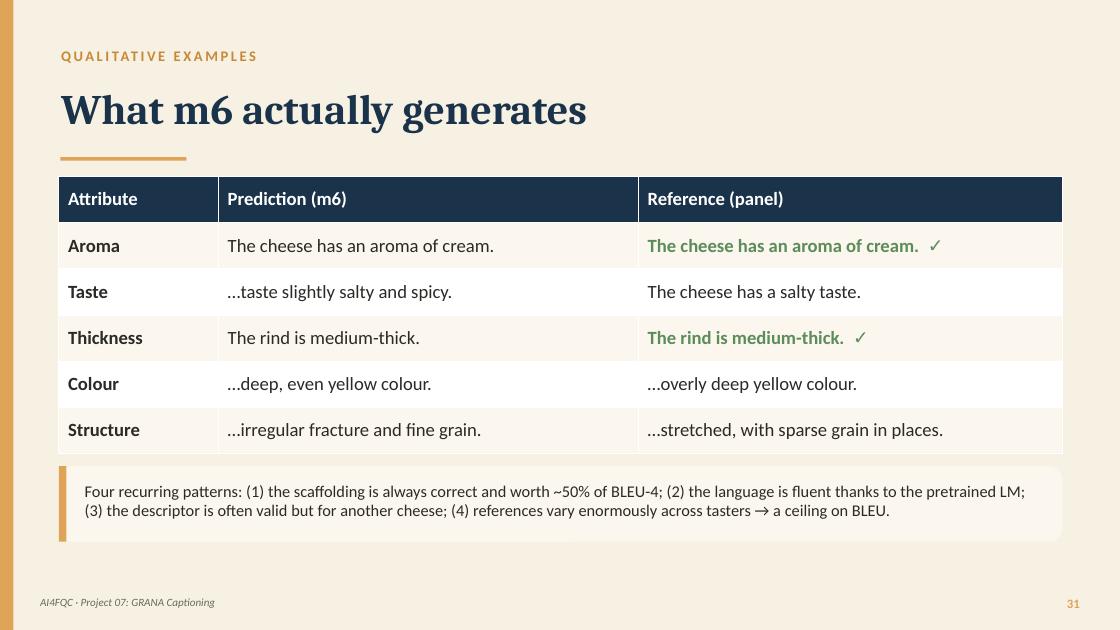
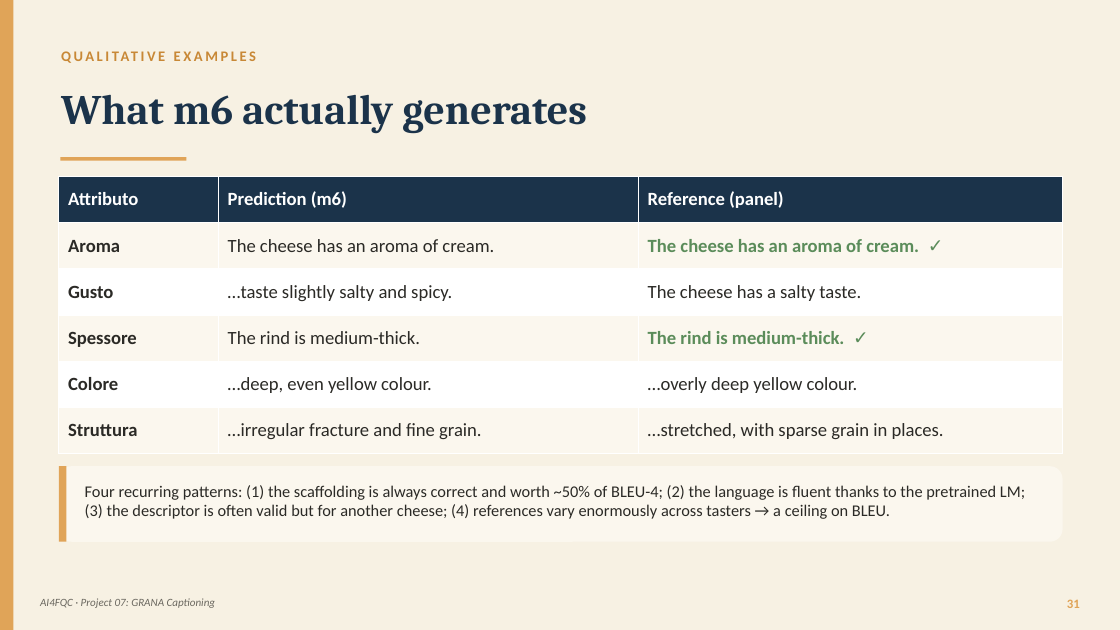
Before and after one commit to panciut/Cheese, a slide deck: slide 30 of presentation/Trentingrana_Captioning_EN.pptx (slide 31 before the commit). Drawn at 1120x630 pixels with LibreOffice and Linux fonts; fonts in the diff are those of the drawing. Boxes give left, top, right and bottom in pixels: in the first picture for what was removed or moved away, otherwise in the second. Text is boxed around its words. In the diff, an @@ line names an element or a change of style, - is before the commit and + after.

```diff
--- a/presentation/Trentingrana_Captioning_EN.pptx
+++ b/presentation/Trentingrana_Captioning_EN.pptx
@@ table at [59, 176, 1063, 454] @@
-row 1, column 1: Attribute
+row 1, column 1: Attributo
-row 3, column 1: Taste
+row 3, column 1: Gusto
-row 4, column 1: Thickness
+row 4, column 1: Spessore
-row 5, column 1: Colour
+row 5, column 1: Colore
-row 6, column 1: Structure
+row 6, column 1: Struttura
```
Also in this commit, not shown: 6 other slides changed.
